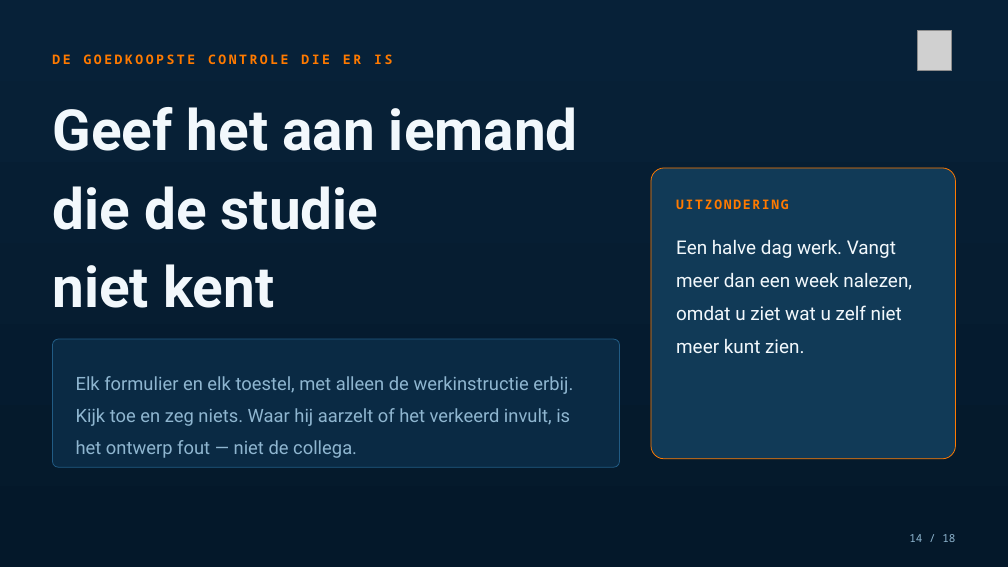
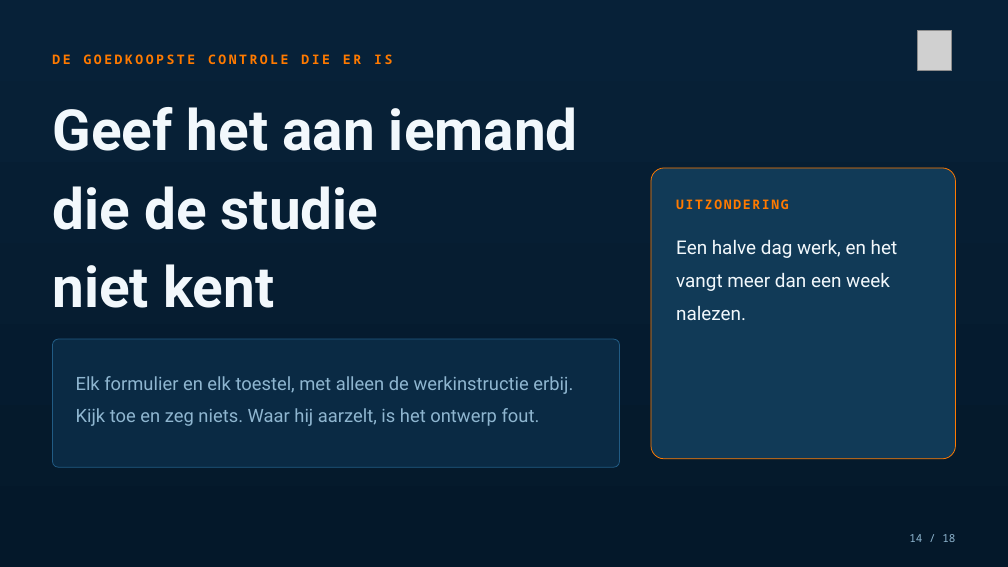
Before and after one commit to Dellfs/paradise-project, a slide deck: slide 14 of PARADISE_presentatie/PARADISE_planning_sep-nov.pptx. Drawn at 1008x567 pixels with LibreOffice and Linux fonts; fonts in the diff are those of the drawing; grey boxes stand for pictures. Boxes give left, top, right and bottom in pixels: in the first picture for what was removed or moved away, otherwise in the second. Text is boxed around its words. In the diff, an @@ line names an element or a change of style, - is before the commit and + after.

```diff
--- a/PARADISE_presentatie/PARADISE_planning_sep-nov.pptx
+++ b/PARADISE_presentatie/PARADISE_planning_sep-nov.pptx
@@ text at box(676, 240, 898, 320): text changed @@
-Een halve dag werk. Vangt meer dan een week nalezen, omdat u ziet wat u zelf niet meer kunt zien.
+Een halve dag werk, en het vangt meer dan een week nalezen.
@@ text at box(76, 376, 573, 426): text changed @@
-Elk formulier en elk toestel, met alleen de werkinstructie erbij. Kijk toe en zeg niets. Waar hij aarzelt of het verkeerd invult, is het ontwerp fout — niet de collega.
+Elk formulier en elk toestel, met alleen de werkinstructie erbij. Kijk toe en zeg niets. Waar hij aarzelt, is het ontwerp fout.
```
Also in this commit, not shown: 8 other slides changed, 1 other file.
